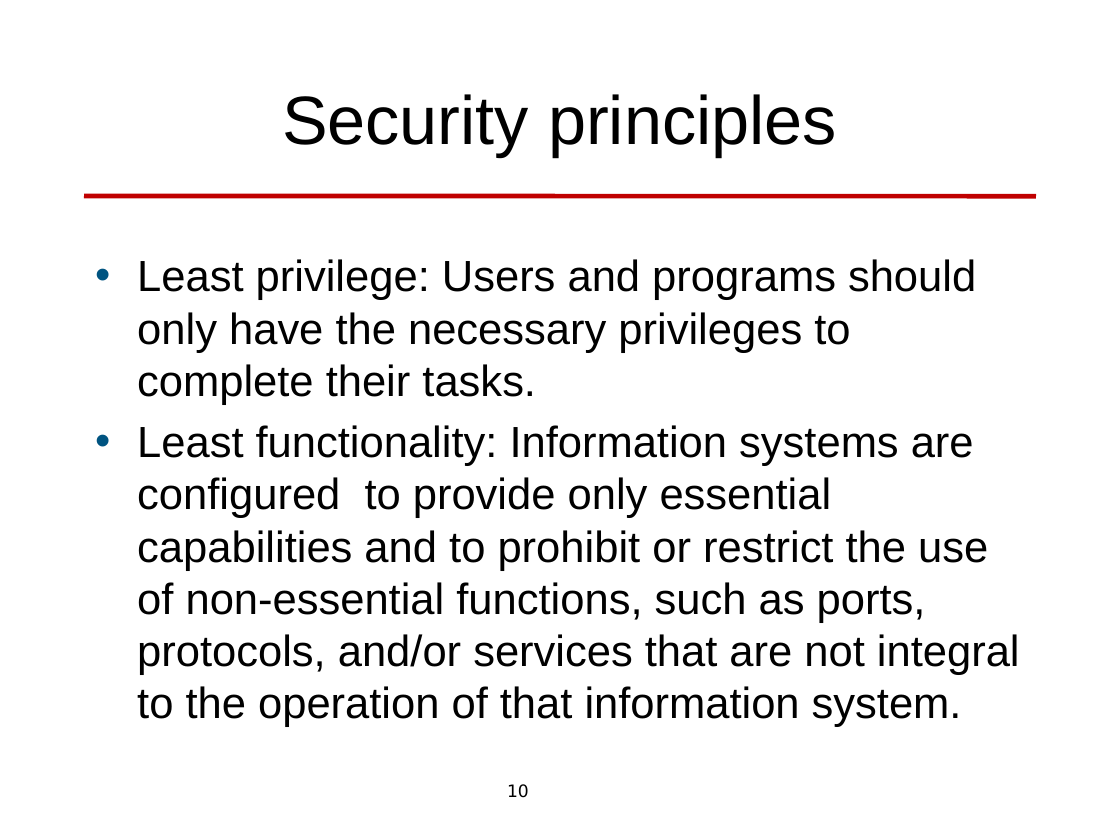
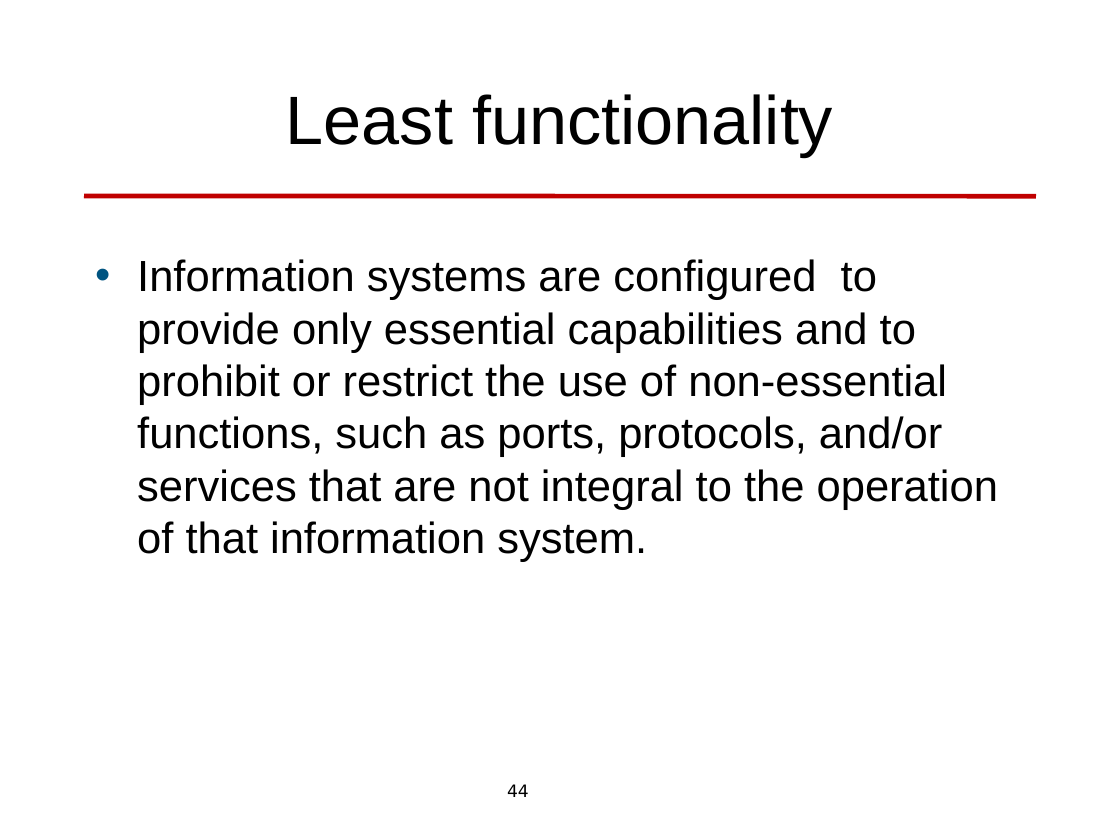
Before and after one commit to len-bass/architecture-design, a slide deck: slide 44 of security.pptx (slide 10 before the commit). Drawn at 1120x840 pixels with LibreOffice and Linux fonts; fonts in the diff are those of the drawing; background and template pictures are left out. Boxes give left, top, right and bottom in pixels: in the first picture for what was removed or moved away, otherwise in the second. Text is boxed around its words. In the diff, an @@ line names an element or a change of style, - is before the commit and + after.

```diff
--- a/security.pptx
+++ b/security.pptx
@@ title at [286,94,833,156]: text changed @@
-Security principles
+Least functionality
@@ text at [137,259,998,562]: text changed @@
-• Least privilege: Users and programs should only have the necessary privileges to complete their tasks.
-• Least functionality: Information systems are configured to provide only essential capabilities and to prohibit or restrict the use of non-essential functions, such as ports, protocols, and/or services that are not integral to the operation of that information system.
+• Information systems are configured to provide only essential capabilities and to prohibit or restrict the use of non-essential functions, such as ports, protocols, and/or services that are not integral to the operation of that information system.
@@ page number at [507,784,529,797]: text changed @@
-10
+44
```
Also in this commit, not shown: 17 other slides changed, 8 slides added, 7 slides removed, 7 other files.
